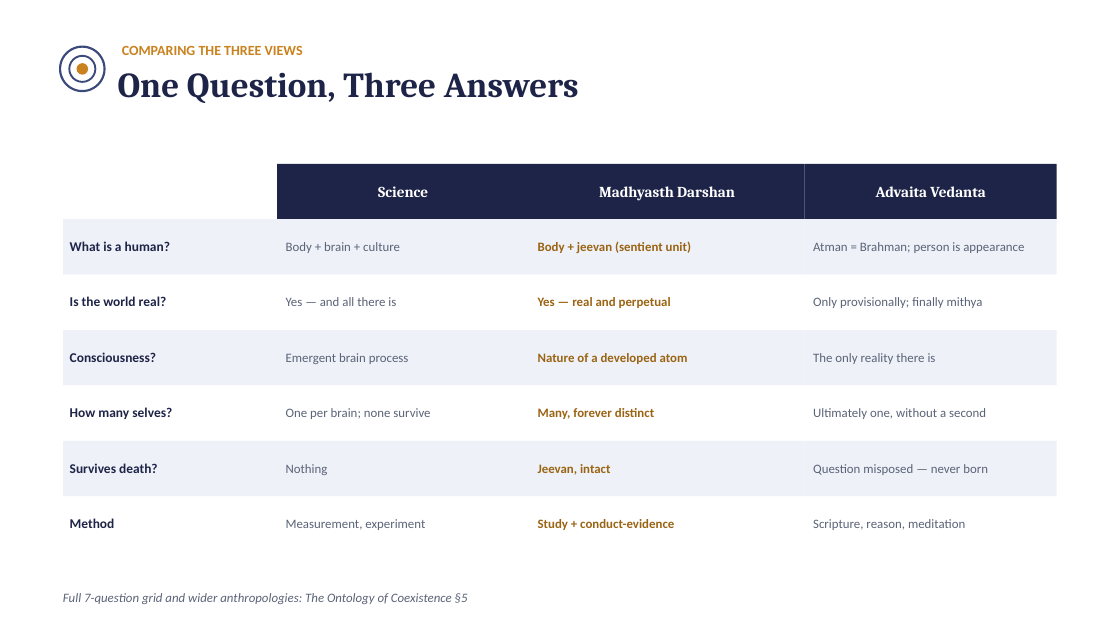
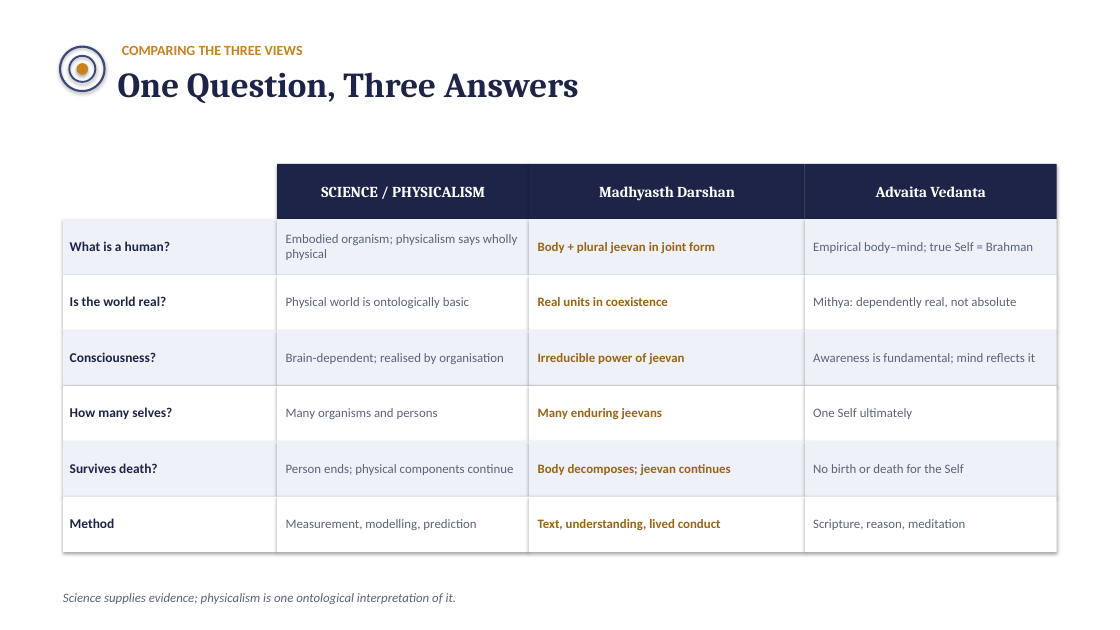
Before and after one commit to raghavamohan/AnalyticMadhyasthDarshan, a slide deck: slide 16 of Studies/Why-Humans-Are-Not-Just-Material/Why-Humans-Are-Not-Just-Material.pptx. Drawn at 1120x630 pixels with LibreOffice and Linux fonts; fonts in the diff are those of the drawing. Boxes give left, top, right and bottom in pixels: in the first picture for what was removed or moved away, otherwise in the second. Text is boxed around its words. In the diff, an @@ line names an element or a change of style, - is before the commit and + after.

Commit message:
Refine human ontology study and presentation

```diff
--- a/Studies/Why-Humans-Are-Not-Just-Material/Why-Humans-Are-Not-Just-Material.pptx
+++ b/Studies/Why-Humans-Are-Not-Just-Material/Why-Humans-Are-Not-Just-Material.pptx
@@ rectangle added at (0,0,1120,630), fill #FFFFFF @@
@@ text at (321,186,485,197): text changed @@
-Science
+SCIENCE / PHYSICALISM
@@ text at (286,234,517,260): text changed @@
-Body + brain + culture
+Embodied organism; physicalism says wholly physical
@@ text at (538,242,715,253): text changed @@
-Body + jeevan (sentient unit)
+Body + plural jeevan in joint form
@@ text at (813,242,1033,253): text changed @@
-Atman = Brahman; person is appearance
+Empirical body–mind; true Self = Brahman
@@ text at (286,297,469,308): text changed @@
-Yes — and all there is
+Physical world is ontologically basic
@@ text at (538,297,668,306): text changed @@
-Yes — real and perpetual
+Real units in coexistence
@@ text at (813,297,1016,308): text changed @@
-Only provisionally; finally mithya
+Mithya: dependently real, not absolute
@@ text at (286,353,504,364): text changed @@
-Emergent brain process
+Brain-dependent; realised by organisation
@@ text at (538,353,684,364): text changed @@
-Nature of a developed atom
+Irreducible power of jeevan
@@ text at (813,353,1035,364): text changed @@
-The only reality there is
+Awareness is fundamental; mind reflects it
@@ text at (286,408,438,419): text changed @@
-One per brain; none survive
+Many organisms and persons
@@ text at (538,408,662,419): text changed @@
-Many, forever distinct
+Many enduring jeevans
@@ text at (813,408,912,419): text changed @@
-Ultimately one, without a second
+One Self ultimately
@@ text at (286,464,514,475): text changed @@
-Nothing
+Person ends; physical components continue
@@ text at (538,464,731,475): text changed @@
-Jeevan, intact
+Body decomposes; jeevan continues
@@ text at (813,464,964,473): text changed @@
-Question misposed — never born
+No birth or death for the Self
@@ shadow on in 30 elements at (60,47,105,92), (69,55,95,82), (76,63,88,75), (277,164,529,219), (529,164,805,219), (805,164,1057,219), (63,219,277,275), (277,219,529,275), (529,219,805,275), (805,219,1057,275), (63,275,277,330), (277,275,529,330), (529,275,805,330), (805,275,1057,330), (63,330,277,386), (277,330,529,386), (529,330,805,386), (805,330,1057,386), (63,386,277,441), (277,386,529,441), (529,386,805,441), (805,386,1057,441), (63,441,277,497), (277,441,529,497), (529,441,805,497), (805,441,1057,497), (63,497,277,552), (277,497,529,552), (529,497,805,552), (805,497,1057,552) @@
@@ text at (286,519,476,530): text changed @@
-Measurement, experiment
+Measurement, modelling, prediction
@@ text at (538,519,721,530): text changed @@
-Study + conduct-evidence
+Text, understanding, lived conduct
@@ text at (63,593,456,604): text changed @@
-Full 7-question grid and wider anthropologies: The Ontology of Coexistence §5
+Science supplies evidence; physicalism is one ontological interpretation of it.
```
Also in this commit, not shown: 19 other slides changed, 5 other files.
